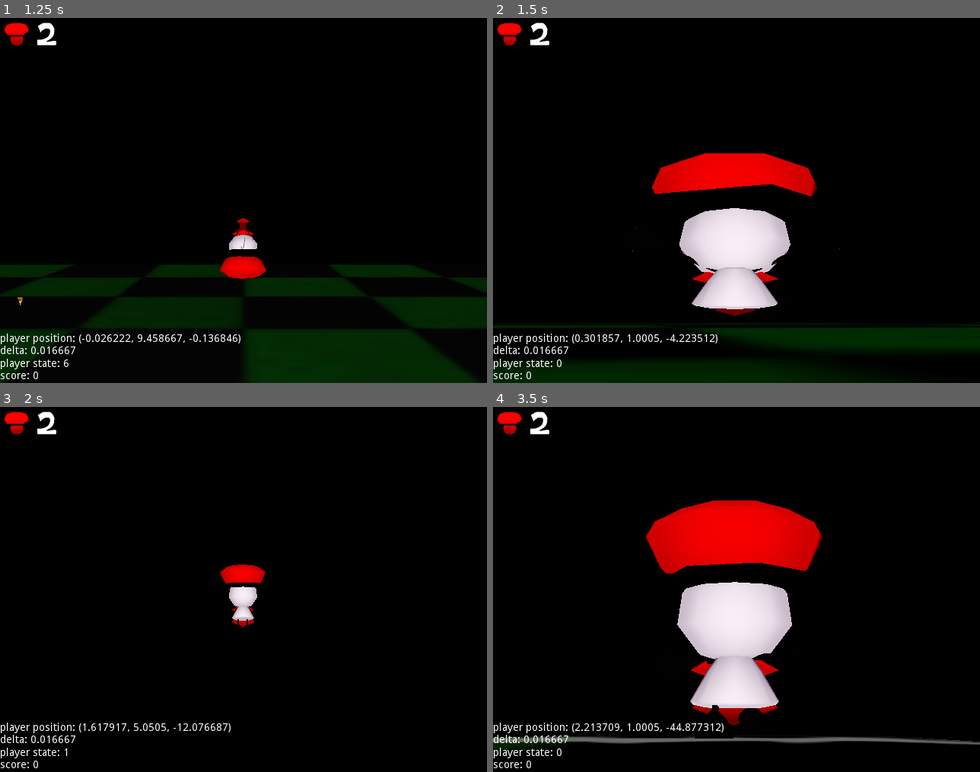
Above: before the commit, frames 1-4 (two rows, left to right).
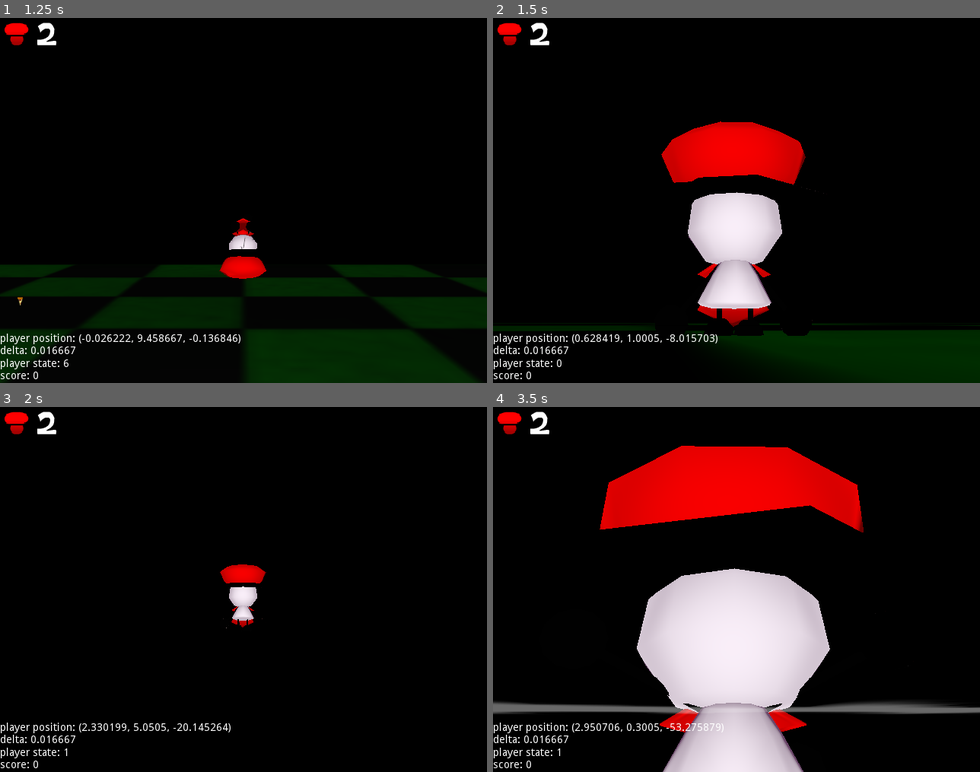
Above: after the commit, the same moments.

Repository: souperthe/Souper123-Adventure-Into-3D-LEGACY
Game: Godot game, scene res://assets/scenes/title.tscn
Same seed, same stepped clock (60 frames per second), same inputs: the game is played once before the commit and once after it.
Inputs (mouse positions are in pixels of both pictures, inside the frame that each line leads up to):
- Up to frame 1 (1.25 s): click "test level" at 0.5 s
- Up to frame 2 (1.5 s): move the mouse to (760, 200) at 1.27 s; press the mouse at (760, 200) at 1.28 s; hold W (player_up) from 1.28 s (still down)
- Up to frame 3 (2 s): keep holding W (player_up); tap Space (player_jump) at 1.52 s
- Up to frame 4 (3.5 s): keep holding W (player_up); move the mouse to (712, 589) at 2.02 s; release the mouse at (712, 589) at 2.03 s; right-click (712, 589) at 2.1 s; tap Space (player_jump) at 2.27 s; move the mouse to (746, 582) at 2.77 s; hold Shift (player_run) from 2.78 s (still down)

Frame 1 is identical in both runs. In frame 2, 12% of the frame differs, in the area x 0-100%, y 28-100%; in frame 3, 0.2%; in frame 4, 28%, in the area x 0-100%, y 10-100%.

Commit message:
sdasdasd

Diff:
--- a/3d game/assets/scripts/player.gd
+++ b/3d game/assets/scripts/player.gd
@@ -77,8 +77,8 @@
 		#$soupermodel/AnimationPlayer.play("attack")
 		if !is_on_floor():
 			punchtime = 0
-			velocity.z = camera_dir.z * 35
-			velocity.x = camera_dir.x * 35
+			velocity.z = camera_dir.z * 45
+			velocity.x = camera_dir.x * 45
 			velocity.y += jumpheight / 2
 			$soupermodel/root/limb.playback_speed = 1
 			$soupermodel/root/limb.play("dive")
@@ -214,8 +214,8 @@
 			punch()
 		states.punch:
 			if $soupermodel/root/limb.current_animation == ("dive"):
-				velocity.x = lerp(velocity.x, movex * movespeed, 2 * delta)
-				velocity.z = lerp(velocity.z, movez * movespeed, 2 * delta)
+				velocity.x = lerp(velocity.x, movex * 45, 2 * delta)
+				velocity.z = lerp(velocity.z, movez * 45, 2 * delta)
 			if grounded and key_jump2:
 				state = states.attackjump
 				velocity.y = jumpheight
@@ -248,9 +248,9 @@
 			punchtime -= 300 * delta
 			if grounded and !punchtime > 0:
 				state = states.normal
-				velocity.y = 0
-				velocity.z = 0
-				velocity.x = 0
+				#velocity.y = 0
+				#velocity.z = 0
+				#velocity.x = 0
 		states.gp_prep:
 			velocity.x = lerp(velocity.x, movex * 35, 2 * delta)
 			velocity.z = lerp(velocity.z, movez * 35, 2 * delta)
